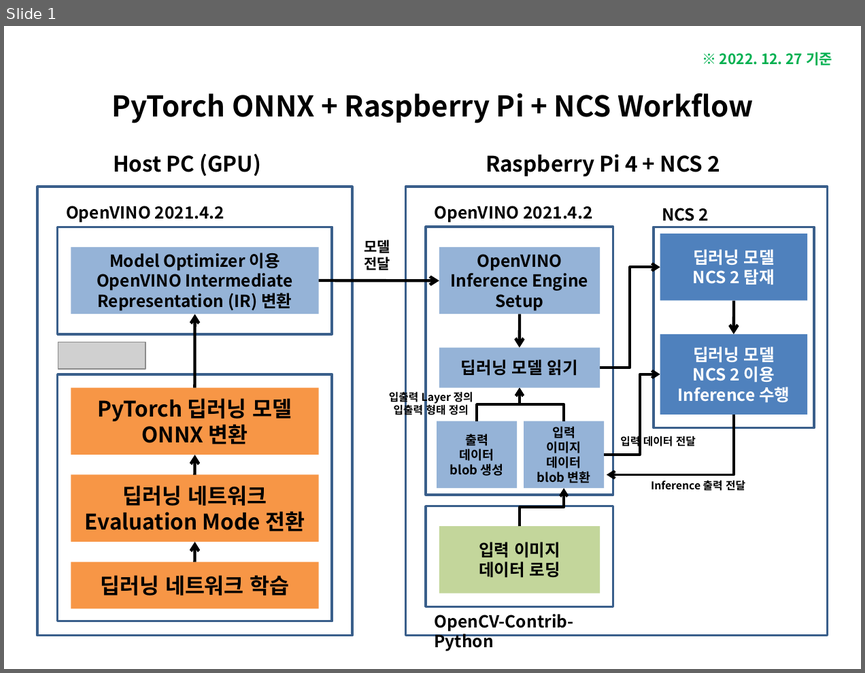
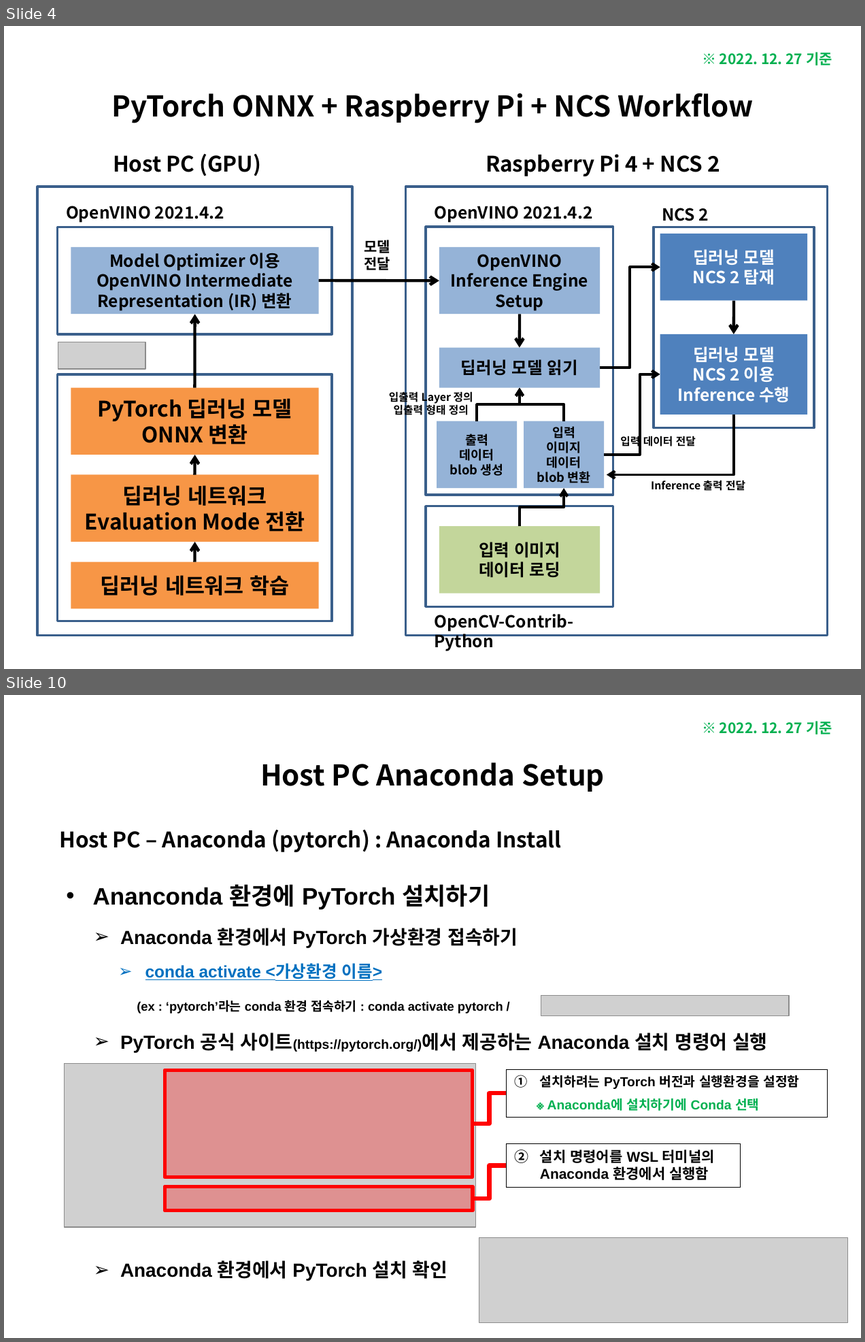
Before and after one commit to luwis93choi/Lecture-Materials-, a slide deck: PyTorch ONNX + Raspberry Pi + NCS Workflow.pptx. Shown one above the other, each under a label of ours: slide 1 before the commit, slides 4 and 10 after it; the slides between them are not shown. The pictures are 865x673 and 865x1342 pixels, drawn with LibreOffice and Linux fonts; fonts in the diff are those of the drawing; grey boxes stand for pictures. Boxes give left, top, right and bottom in pixels: in the first picture for what was removed or moved away, otherwise in the second. Text is boxed around its words. In the diff, an @@ line names an element or a change of style, - is before the commit and + after.

Commit message:
Updates on PyTorch ONNX + Raspberry Pi + NCS Workflow

```diff
--- a/PyTorch ONNX + Raspberry Pi + NCS Workflow.pptx
+++ b/PyTorch ONNX + Raspberry Pi + NCS Workflow.pptx
@@ slide 10 added at (4,695,861,1338), background #FFFFFF @@
@@ text added at (719,721,832,734), 12 pt, text #00B050, bold @@
+※ 2022. 12. 27 기준
@@ title added at (260,762,604,792), 24 pt, text #000000, bold @@
+Host PC Anaconda Setup
@@ text added at (59,830,561,852), 18 pt, text #000000, bold @@
+Host PC – Anaconda (pytorch) : Anaconda Install
@@ text added at (93,884,767,1280), 16 pt, text #000000, bold @@
+• Ananconda 환경에 PyTorch 설치하기
+  ➢ Anaconda 환경에서 PyTorch 가상환경 접속하기
+    ➢ conda activate <가상환경 이름>
+    (ex : ‘pytorch’라는 conda 환경 접속하기 : conda activate pytorch / )
+  ➢ PyTorch 공식 사이트(https://pytorch.org/)에서 제공하는 Anaconda 설치 명령어 실행
+  ➢ Anaconda 환경에서 PyTorch 설치 확인
@@ picture added at (541,995,789,1015) @@
@@ picture added at (64,1064,475,1227) @@
@@ rectangle added at (164,1070,472,1177), fill #FF0000 at 30% opacity, outline #FF0000 3 pt @@
@@ rectangle added at (506,1070,827,1117), fill #FFFFFF, outline #000000 0.75 pt, 11 pt, text #000000, bold @@
+1. 설치하려는 PyTorch 버전과 실행환경을 설정함
+※ Anaconda에 설치하기에 Conda 선택
@@ elbow line added from (473, 1123) to (506, 1093), #FF0000 3.75 pt @@
@@ rectangle added at (506,1143,740,1186), fill #FFFFFF, outline #000000 0.75 pt, 12 pt, text #000000, bold @@
+2. 설치 명령어를 WSL 터미널의 Anaconda 환경에서 실행함
@@ elbow line added from (473, 1198) to (506, 1166), #FF0000 3.75 pt @@
@@ rectangle added at (164,1186,472,1210), fill #FF0000 at 30% opacity, outline #FF0000 3 pt @@
@@ picture added at (479,1238,848,1323) @@
@@ what was slide 1 is now slide 4 @@
```
Also in this commit, not shown: 5 slides changed, 11 other slides added.
